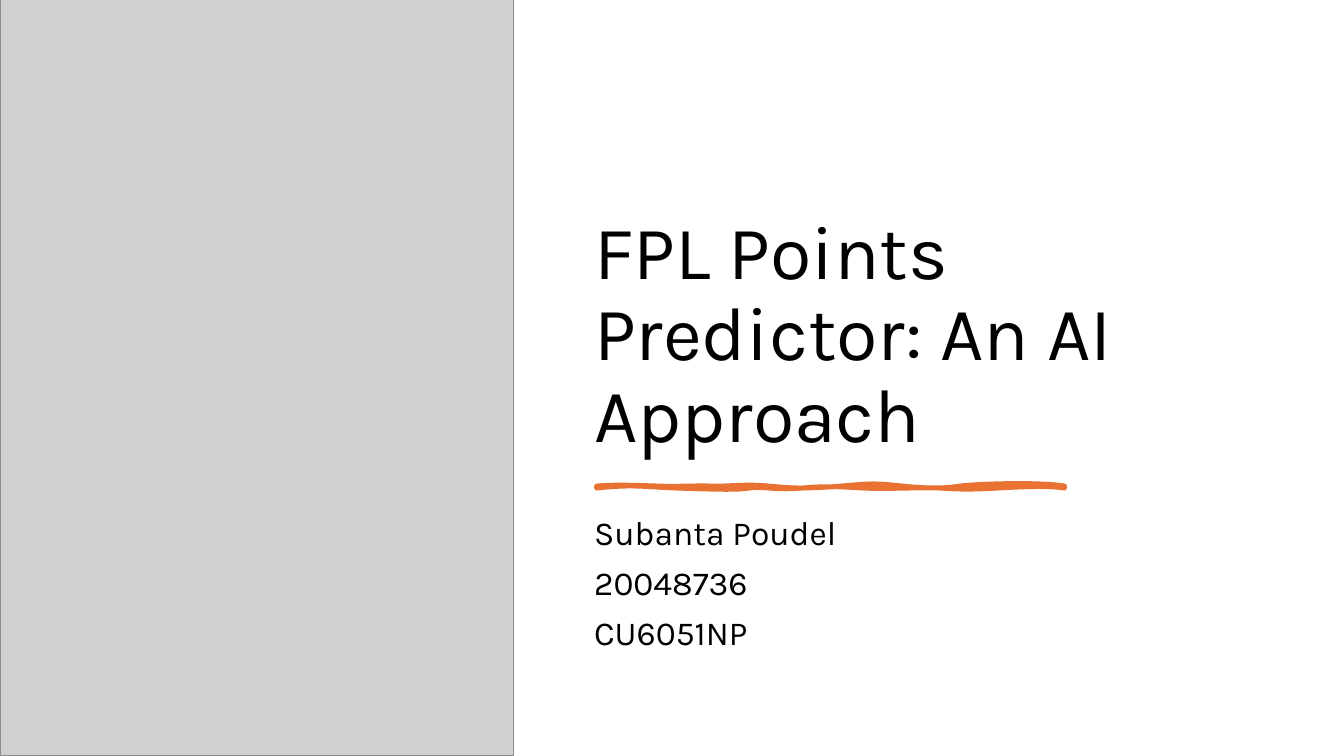
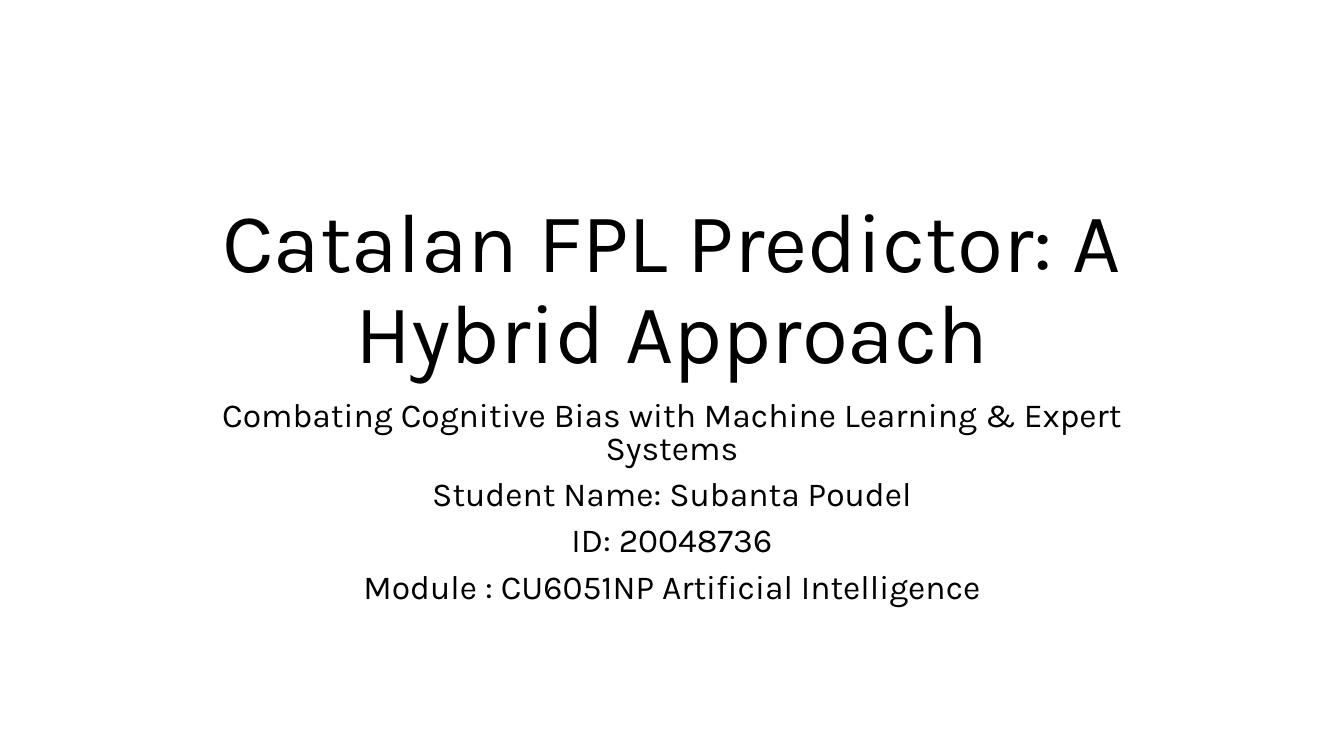
Before and after one commit to subantapoudel01/FPL-Predictor, a slide deck: slide 1 of Docs/20048736_Subanta_Poudel_CU6051NP.pptm. Drawn at 1344x756 pixels with LibreOffice and Linux fonts; fonts in the diff are those of the drawing; grey boxes stand for pictures. Boxes give left, top, right and bottom in pixels: in the first picture for what was removed or moved away, otherwise in the second. Text is boxed around its words. In the diff, an @@ line names an element or a change of style, - is before the commit and + after.

```diff
--- a/Docs/20048736_Subanta_Poudel_CU6051NP.pptm
+++ b/Docs/20048736_Subanta_Poudel_CU6051NP.pptm
@@ picture removed at box(0, 0, 513, 756) @@
@@ title at box(222, 214, 1121, 383): text changed; size 54 to 60 pt @@
-FPL Points Predictor: An AI Approach
+Catalan FPL Predictor: A Hybrid Approach
@@ subtitle at box(222, 404, 1122, 607): text changed @@
-Subanta Poudel
-20048736
-CU6051NP
+Combating Cognitive Bias with Machine Learning & Expert Systems
+Student Name: Subanta Poudel
+ID: 20048736
+Module : CU6051NP Artificial Intelligence
@@ freeform shape removed at box(597, 486, 1065, 488) @@
```
Also in this commit, not shown: 8 slides added, 7 slides removed, 38 other files.
